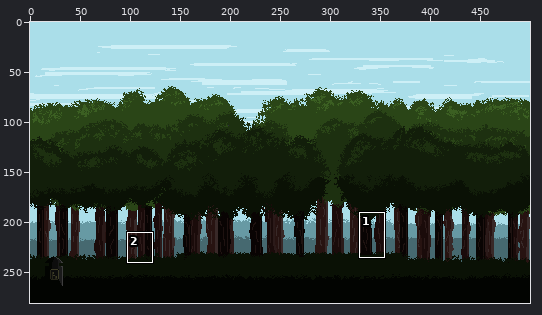
A sprite sheet gets an edit: src/LostAndFound.Core/Assets/Data/Regions/Forest.png. Above: a wide view before the commit, with the close-up outlined.
Close-up. As it was:
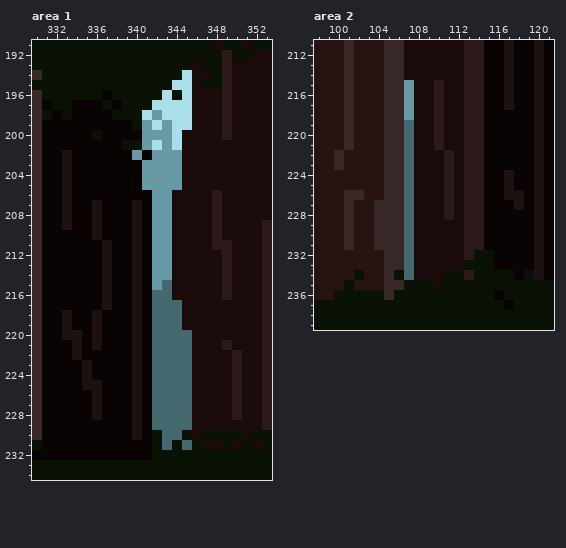
The file is 500x281 pixels. Colours within 5 levels of each other are drawn and written as one. Shown: area 1: x 330..353, y 191..234; area 2: x 98..121, y 211..239. The commit also changed other parts of the picture, which this record leaves out.
New version:
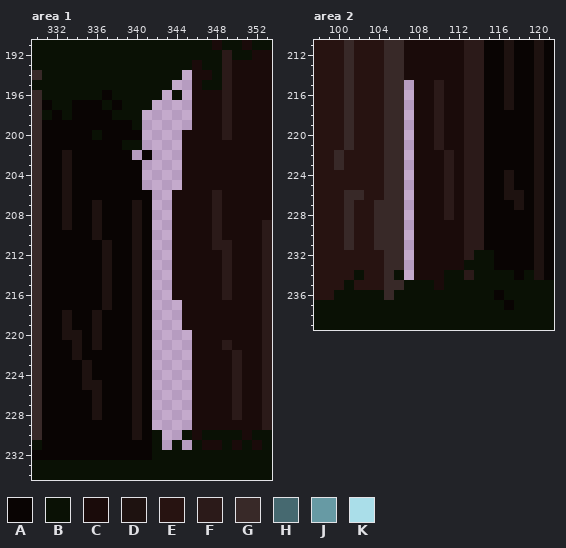
Palette (. is transparent): A #090403  B #0a1105  C #1a0b0a  D #1e1210  E #271311  F #2b1a19  G #382928  H #466970  J #679aa4  K #aadee9
From old to new:
--- area 1
@@ x 338..347 @@
 193 BBBBBBBBCB
-194 BBBBBBBKCC
-195 BBBBBBKKCB
-196 BBBBBKBKCC
-197 ABBBKKKKCC
-198 BBBKJKKKCC
-199 AABJKJKKCC
-200 AAAJJJKCCC
-201 ABBJKJKCCC
-202 AAJAJJJCCC
-203 AAAJJJJCCC
-204 AAAJJJJCCC
-205 AAAJJJJCCC
-206 AAAAJJCCCC
-207 AADAJJCCCC
-208 AADAJJCCCC
-209 AADAJJCCCC
-210 AADAJJCCCC
-211 AADAJJCCCC
-212 AADAJJCCCC
-213 AADAJJCCCC
-214 AADAJJCCCC
-215 AADAJHCCCC
-216 AADAHHCCCC
-217 AADAHHHCCC
-218 AADAHHHCCC
-219 AADAHHHCCC
-220 AADAHHHHCC
-221 AADAHHHHCC
-222 AADAHHHHCC
-223 AADAHHHHCC
-224 AADAHHHHCC
-225 AADAHHHHCC
-226 AADAHHHHCC
-227 AADAHHHHCC
-228 AADAHHHHCC
-229 AADAHHHHCC
-230 AADABHHBCB
-231 AAAABHBHBC
+194 BBBBBBB.CC
+195 BBBBBB..CB
+196 BBBBB.B.CC
+197 ABBB....CC
+198 BBB.....CC
+199 AAB.....CC
+200 AAA....CCC
+201 ABB....CCC
+202 AA.A...CCC
+203 AAA....CCC
+204 AAA....CCC
+205 AAA....CCC
+206 AAAA..CCCC
+207 AADA..CCCC
+208 AADA..CCCC
+209 AADA..CCCC
+210 AADA..CCCC
+211 AADA..CCCC
+212 AADA..CCCC
+213 AADA..CCCC
+214 AADA..CCCC
+215 AADA..CCCC
+216 AADA..CCCC
+217 AADA...CCC
+218 AADA...CCC
+219 AADA...CCC
+220 AADA....CC
+221 AADA....CC
+222 AADA....CC
+223 AADA....CC
+224 AADA....CC
+225 AADA....CC
+226 AADA....CC
+227 AADA....CC
+228 AADA....CC
+229 AADA....CC
+230 AADAB..BCB
+231 AAAAB.B.BC
 232 AAAABBBBBB
--- area 2
@@ x 105..109 @@
 214 GGCCC
-215 GGJCC
-216 GGJCC
-217 GGJCC
-218 GGJCC
-219 GGHCC
-220 GGHCC
-221 GGHCC
-222 GGHCC
-223 GGHCC
-224 GGHCC
-225 GGHCC
-226 GGHCC
-227 GGHCC
-228 GGHCC
-229 GGHCC
-230 GGHCC
-231 GGHCC
-232 GGHCC
-233 GGHCC
-234 GBHCC
+215 GG.CC
+216 GG.CC
+217 GG.CC
+218 GG.CC
+219 GG.CC
+220 GG.CC
+221 GG.CC
+222 GG.CC
+223 GG.CC
+224 GG.CC
+225 GG.CC
+226 GG.CC
+227 GG.CC
+228 GG.CC
+229 GG.CC
+230 GG.CC
+231 GG.CC
+232 GG.CC
+233 GG.CC
+234 GB.CC
 235 GGBBB
Changed places in both close-ups, as pixel boxes (x1, y1, x2, y2):
erased: (132, 70, 192, 450)
erased: (404, 80, 414, 280)
